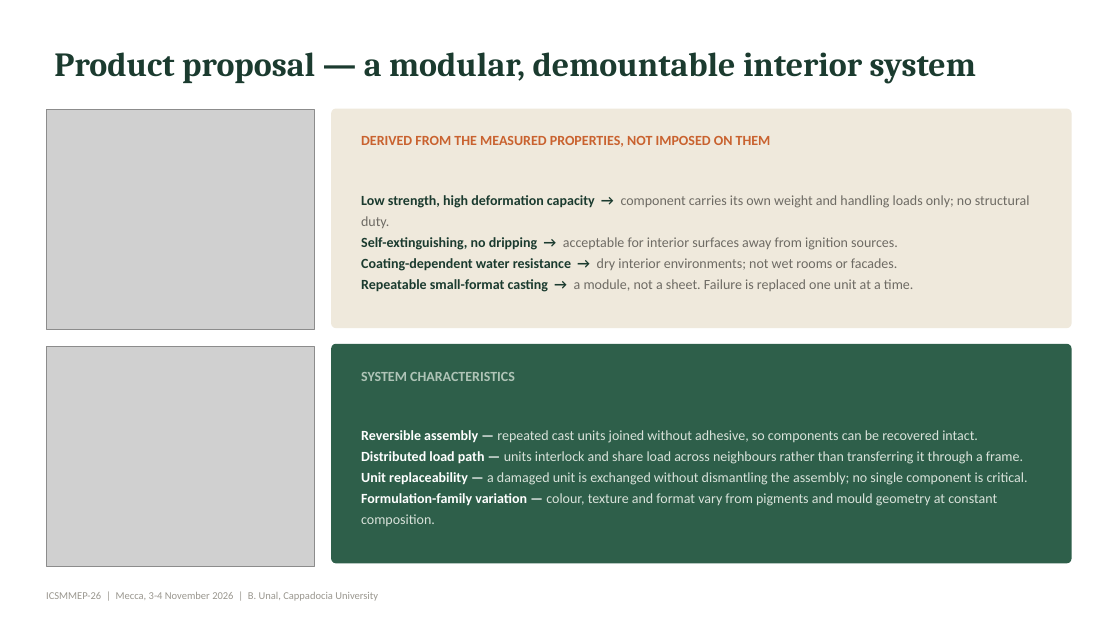
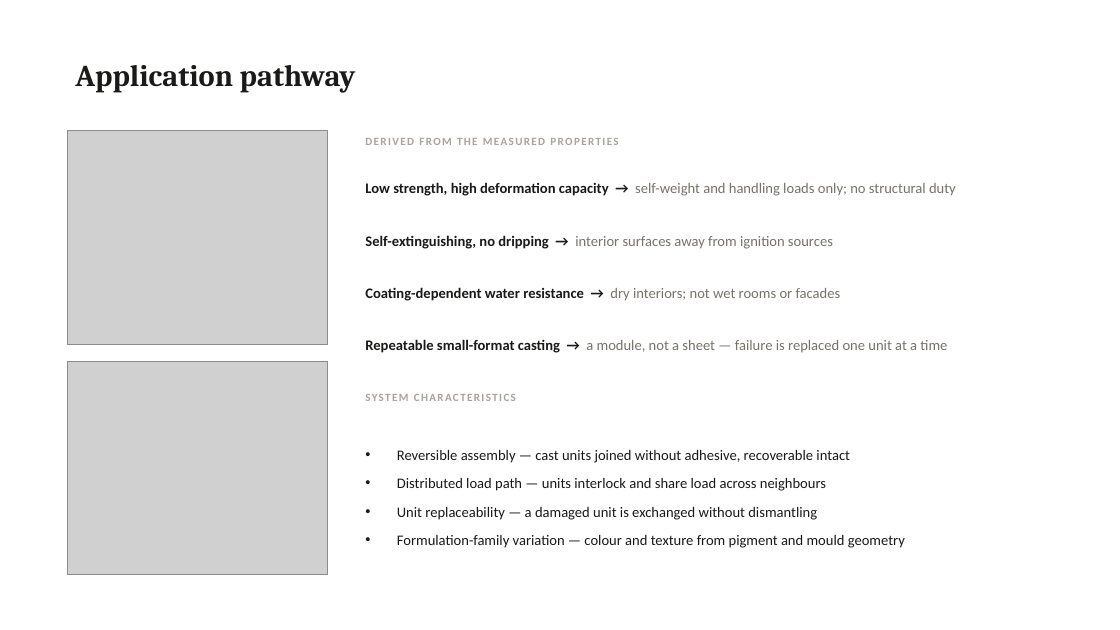
Before and after one commit to bunal91/sanat-ve-mekan, a slide deck: slide 19 of konferans-bildirisi/06-sunum/ICSMMEP26_Presentation_Unal.pptx. Drawn at 1120x630 pixels with LibreOffice and Linux fonts; fonts in the diff are those of the drawing; grey boxes stand for pictures. Boxes give left, top, right and bottom in pixels: in the first picture for what was removed or moved away, otherwise in the second. Text is boxed around its words. In the diff, an @@ line names an element or a change of style, - is before the commit and + after.

```diff
--- a/konferans-bildirisi/06-sunum/ICSMMEP26_Presentation_Unal.pptx
+++ b/konferans-bildirisi/06-sunum/ICSMMEP26_Presentation_Unal.pptx
@@ title at [75, 65, 356, 92]: text changed; size 29 to 26 pt; text colour #1B3B2F to #1A1A18 @@
-Product proposal — a modular, demountable interior system
+Application pathway
@@ rounded rectangle removed at [332, 109, 1071, 328] @@
@@ picture: place and size @@
-picture at [46, 109, 314, 329]
+picture at [67, 130, 328, 344]
@@ text at [365, 138, 618, 145]: text changed; size 12 to 9.5 pt; text colour #C9622F to #A8A49B @@
-DERIVED FROM THE MEASURED PROPERTIES, NOT IMPOSED ON THEM
+DERIVED FROM THE MEASURED PROPERTIES
@@ text added at [365, 182, 956, 196], 12.5 pt, text #77736B @@
+Low strength, high deformation capacity → self-weight and handling loads only; no structural duty
@@ text at [365, 235, 833, 249]: text changed; size 12 to 12.5 pt; text colour #6E6B64 to #77736B @@
-Low strength, high deformation capacity → component carries its own weight and handling loads only; no structural duty.
-Self-extinguishing, no dripping → acceptable for interior surfaces away from ignition sources.
-Coating-dependent water resistance → dry interior environments; not wet rooms or facades.
-Repeatable small-format casting → a module, not a sheet. Failure is replaced one unit at a time.
+Self-extinguishing, no dripping → interior surfaces away from ignition sources
@@ text added at [365, 287, 841, 301], 12.5 pt, text #1A1A18, bold @@
+Coating-dependent water resistance → dry interiors; not wet rooms or facades
@@ rounded rectangle removed at [332, 344, 1071, 563] @@
@@ text added at [365, 339, 947, 353], 12.5 pt, text #77736B @@
+Repeatable small-format casting → a module, not a sheet — failure is replaced one unit at a time
@@ picture: place and size @@
-picture at [46, 346, 314, 566]
+picture at [67, 361, 328, 575]
@@ text "SYSTEM CHARACTERISTICS": place and size @@
-text "SYSTEM CHARACTERISTICS" at [361, 372, 515, 381]
+text "SYSTEM CHARACTERISTICS" at [365, 394, 516, 401]
@@ text "SYSTEM CHARACTERISTICS" at [365, 394, 516, 401]: size 12 to 9.5 pt, text colour #AFC4B7 to #A8A49B, letter spacing 0 to 1.2 pt @@
@@ text at [397, 450, 905, 548]: text changed; size 12 to 12.5 pt; text colour #D8E2DA to #1A1A18 @@
-Reversible assembly — repeated cast units joined without adhesive, so components can be recovered intact.
-Distributed load path — units interlock and share load across neighbours rather than transferring it through a frame.
-Unit replaceability — a damaged unit is exchanged without dismantling the assembly; no single component is critical.
-Formulation-family variation — colour, texture and format vary from pigments and mould geometry at constant composition.
+• Reversible assembly — cast units joined without adhesive, recoverable intact
+• Distributed load path — units interlock and share load across neighbours
+• Unit replaceability — a damaged unit is exchanged without dismantling
+• Formulation-family variation — colour and texture from pigment and mould geometry
@@ text removed at [46, 592, 378, 601] @@
-ICSMMEP-26 | Mecca, 3-4 November 2026 | B. Unal, Cappadocia University
```
Also in this commit, not shown: 22 other slides changed, 4 other files.
